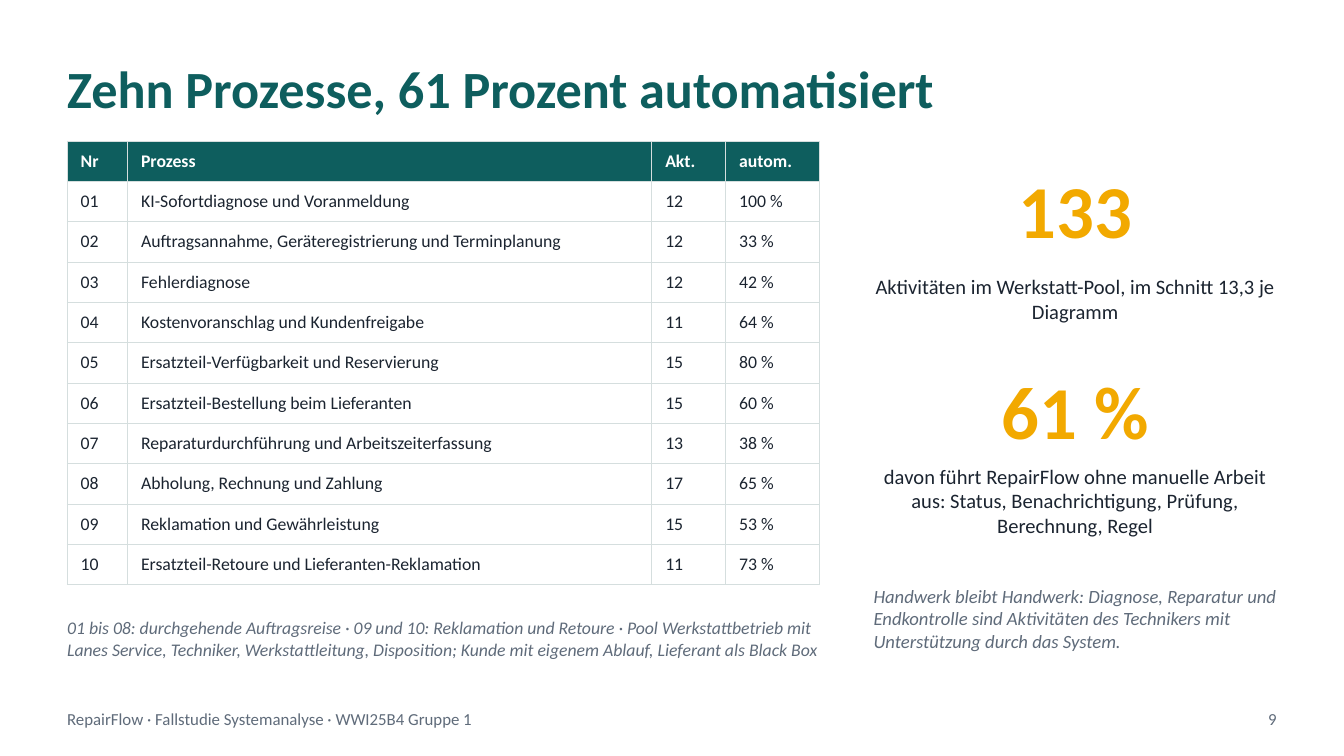
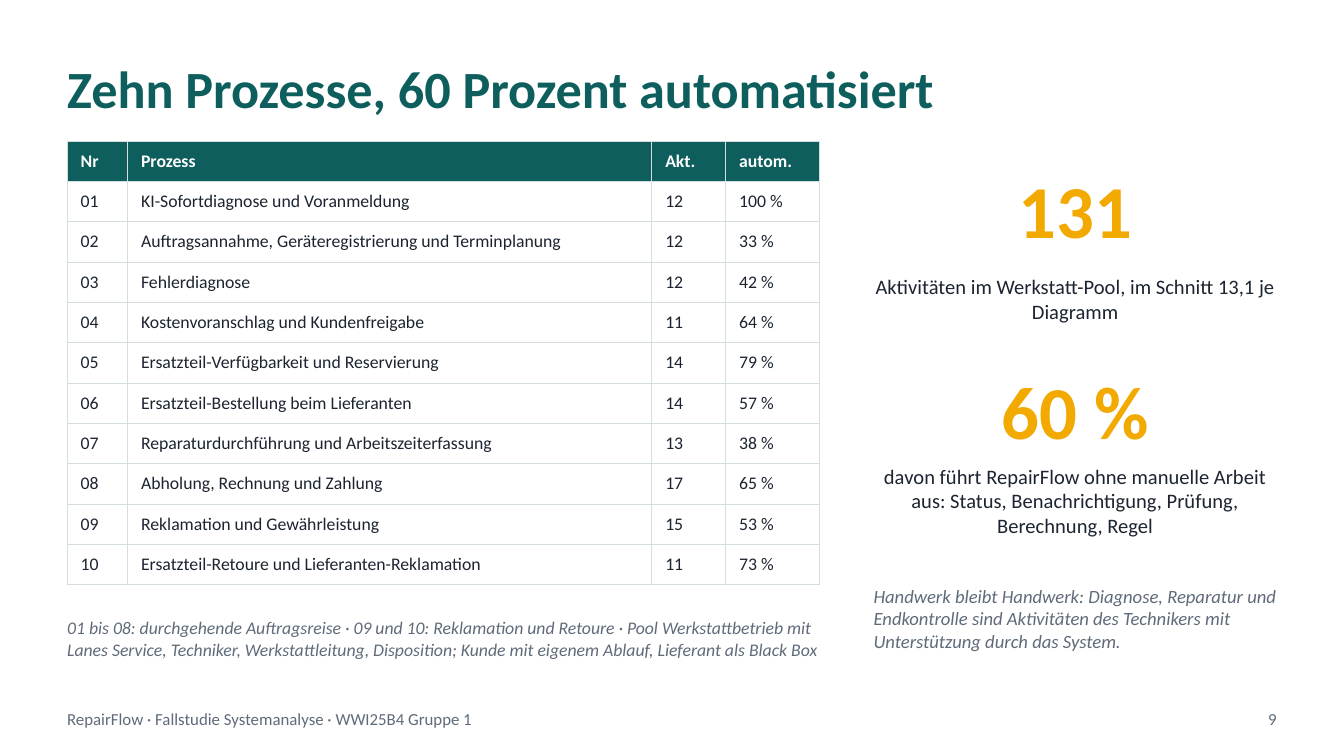
Before and after one commit to jakobschwan123-cmd/casestudy-semester-3, a slide deck: slide 10 of 4_praesentation/Abschlusspraesentation.pptx (slide 9 before the commit). Drawn at 1344x756 pixels with LibreOffice and Linux fonts; fonts in the diff are those of the drawing. Boxes give left, top, right and bottom in pixels: in the first picture for what was removed or moved away, otherwise in the second. Text is boxed around its words. In the diff, an @@ line names an element or a change of style, - is before the commit and + after.

```diff
--- a/4_praesentation/Abschlusspraesentation.pptx
+++ b/4_praesentation/Abschlusspraesentation.pptx
@@ text at [67, 71, 933, 115]: text changed @@
-Zehn Prozesse, 61 Prozent automatisiert
+Zehn Prozesse, 60 Prozent automatisiert
@@ table at [67, 141, 820, 585] @@
-row 6, column 3: 15
+row 6, column 3: 14
-row 6, column 4: 80 %
+row 6, column 4: 79 %
-row 7, column 3: 15
+row 7, column 3: 14
-row 7, column 4: 60 %
+row 7, column 4: 57 %
@@ text at [1018, 189, 1131, 239]: text changed @@
-133
+131
@@ text at [876, 279, 1274, 323]: text changed @@
-Aktivitäten im Werkstatt-Pool, im Schnitt 13,3 je Diagramm
+Aktivitäten im Werkstatt-Pool, im Schnitt 13,1 je Diagramm
@@ text at [1002, 388, 1078, 440]: text changed @@
-61 %
+60 %
```
Also in this commit, not shown: 4 other slides changed, 1 slide added.
